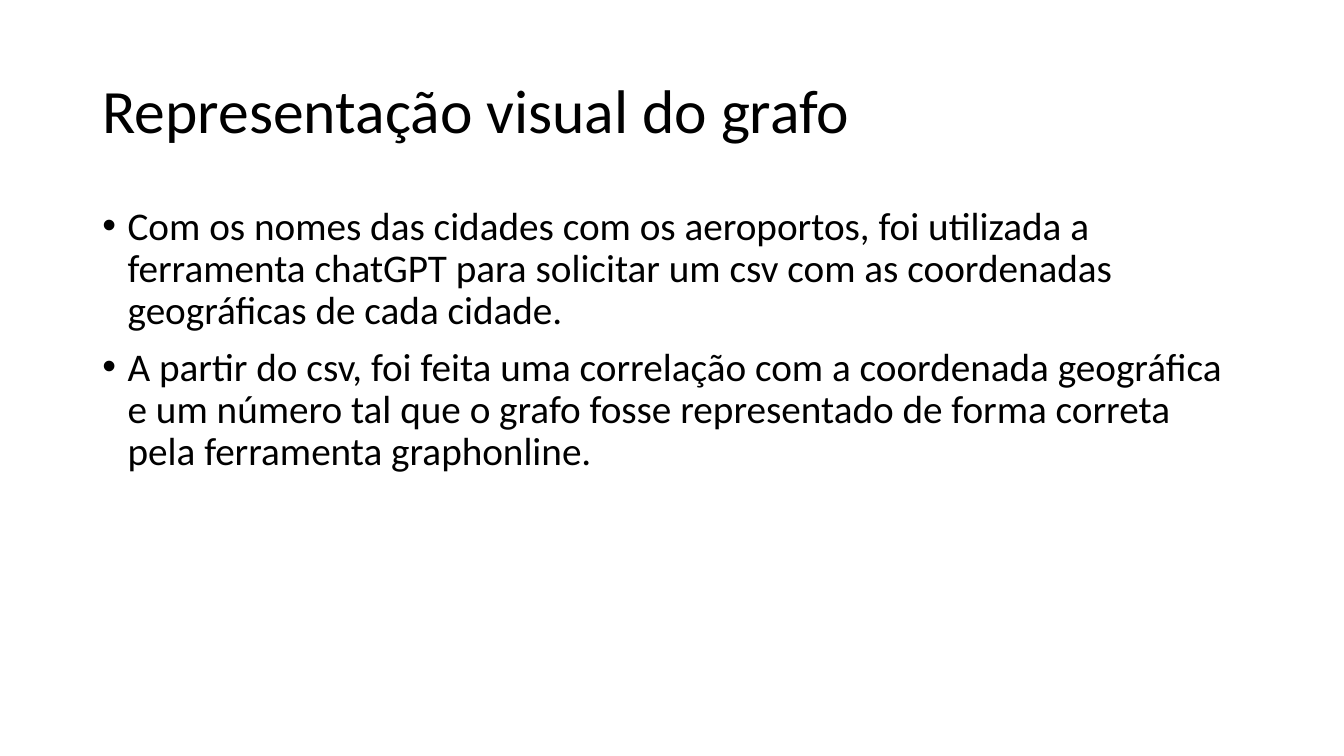
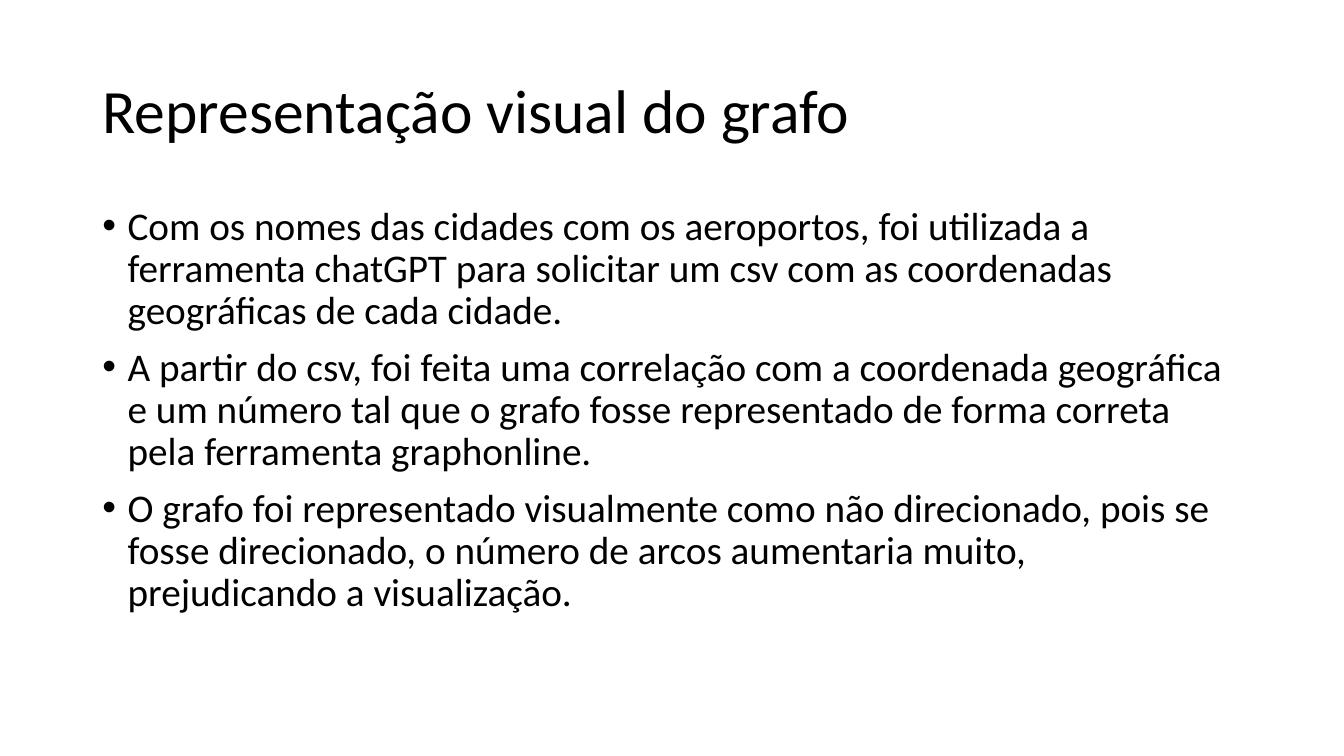
Before and after one commit to rodrigo-scavassin/grafos, a slide deck: slide 6 of Apresentação Projeto.pptx. Drawn at 1344x756 pixels with LibreOffice and Linux fonts; fonts in the diff are those of the drawing. Boxes give left, top, right and bottom in pixels: in the first picture for what was removed or moved away, otherwise in the second. Text is boxed around its words. In the diff, an @@ line names an element or a change of style, - is before the commit and + after.

Commit message:
adicionado novo tópico

```diff
--- a/Apresentação Projeto.pptx
+++ b/Apresentação Projeto.pptx
@@ text at (128, 494, 1209, 613): paragraph added @@
+• O grafo foi representado visualmente como não direcionado, pois se fosse direcionado, o número de arcos aumentaria muito, prejudicando a visualização.
```
